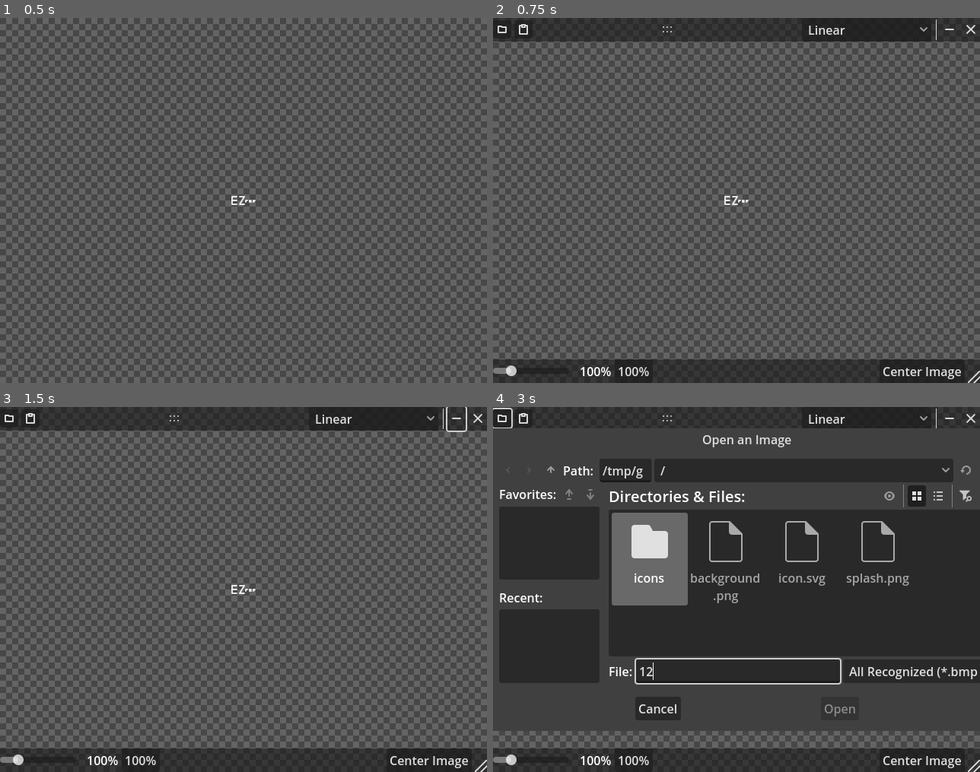
Above: before the commit, frames 1-4 (two rows, left to right).
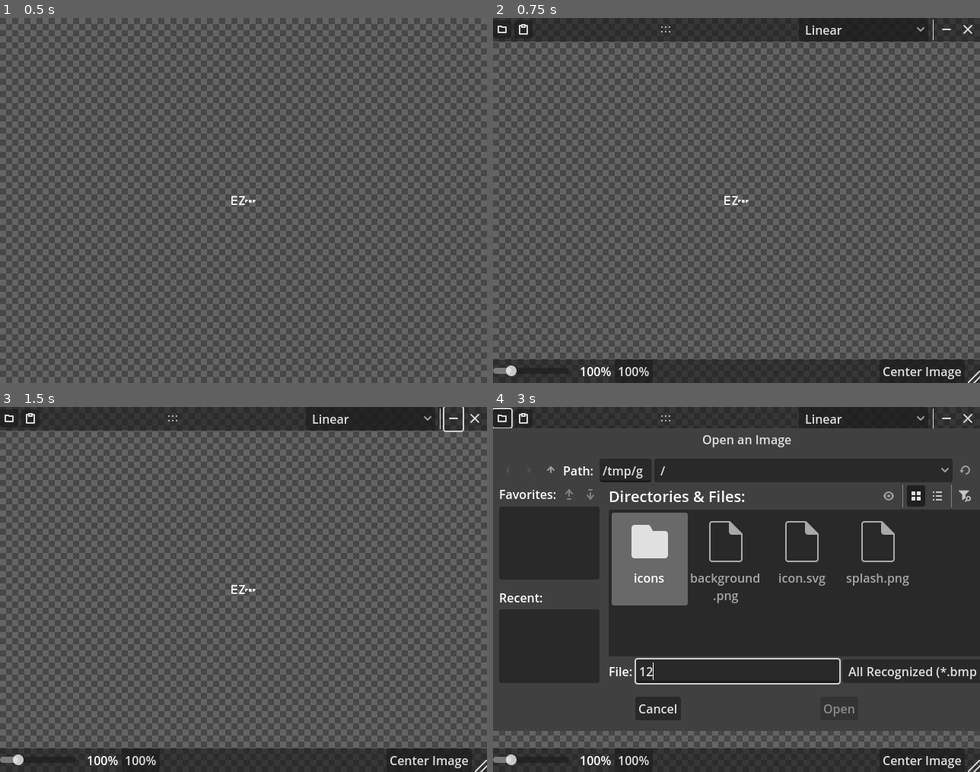
Above: after the commit, the same moments.

Repository: ThEnderYoshi/ezref
Game: Godot game, scene res://main.tscn
The game is run twice, just before and just after one commit, with the same random seed, the same clock (stepped at 60 frames per second) and the same inputs.
Inputs (mouse positions are in pixels of both pictures, inside the frame that each line leads up to; where the layout moved, square brackets give the same spot in the first picture):
- Up to frame 1 (0.5 s): no input
- Up to frame 2 (0.75 s): tap Enter at 0.5 s; move the mouse to (843, 182) at 0.52 s; press the mouse at (843, 182) at 0.53 s
- Up to frame 3 (1.5 s): release the mouse at (350, 571) at 1.25 s; click (452, 417) [457, 417] at 1.25 s
- Up to frame 4 (3 s): click (502, 417) at 2 s; click (736, 669) at 2.77 s; type "12" at 2.85 s

Frame 1 is identical in both runs. In frame 2, 0.2% of the frame differs, in the area x 34-100%, y 0-7%; in frame 3, 0.3%; in frame 4, 0.8%, in the area x 34-100%, y 0-85%.

Commit message:
Crop splash screen image
Also: Made dark version for the README.md file and updated the export preset.

Diff:
--- a/main.tscn
+++ b/main.tscn
@@ -152,17 +152,23 @@
 layout_mode = 2
 theme_override_styles/separator = SubResource("StyleBoxLine_5vw27")
 
-[node name="Minimize" type="Button" parent="Ui/VBoxContainer/TopPanel/HFlowContainer"]
+[node name="HBoxContainer" type="HBoxContainer" parent="Ui/VBoxContainer/TopPanel/HFlowContainer"]
+layout_mode = 2
+
+[node name="Minimize" type="Button" parent="Ui/VBoxContainer/TopPanel/HFlowContainer/HBoxContainer"]
 layout_mode = 2
 tooltip_text = "Minimize."
 icon = ExtResource("4_7mycd")
 flat = true
 
-[node name="Close" type="Button" parent="Ui/VBoxContainer/TopPanel/HFlowContainer"]
+[node name="Close" type="Button" parent="Ui/VBoxContainer/TopPanel/HFlowContainer/HBoxContainer"]
 layout_mode = 2
 tooltip_text = "Close."
 icon = ExtResource("5_272bh")
 flat = true
+
+[node name="Spacing" type="Control" parent="Ui/VBoxContainer/TopPanel/HFlowContainer/HBoxContainer"]
+layout_mode = 2
 
 [node name="BottomPanel" type="PanelContainer" parent="Ui/VBoxContainer"]
 layout_mode = 2
@@ -228,8 +234,8 @@
 [connection signal="pressed" from="Ui/VBoxContainer/TopPanel/HFlowContainer/Open" to="." method="_on_open_pressed"]
 [connection signal="pressed" from="Ui/VBoxContainer/TopPanel/HFlowContainer/Paste" to="." method="_on_paste_pressed"]
 [connection signal="item_selected" from="Ui/VBoxContainer/TopPanel/HFlowContainer/Filter" to="." method="_on_filter_item_selected"]
-[connection signal="pressed" from="Ui/VBoxContainer/TopPanel/HFlowContainer/Minimize" to="." method="_on_minimize_pressed"]
-[connection signal="pressed" from="Ui/VBoxContainer/TopPanel/HFlowContainer/Close" to="." method="_on_close_pressed"]
+[connection signal="pressed" from="Ui/VBoxContainer/TopPanel/HFlowContainer/HBoxContainer/Minimize" to="." method="_on_minimize_pressed"]
+[connection signal="pressed" from="Ui/VBoxContainer/TopPanel/HFlowContainer/HBoxContainer/Close" to="." method="_on_close_pressed"]
 [connection signal="value_changed" from="Ui/VBoxContainer/BottomPanel/HFlowContainer/ZoomBar" to="Ui/VBoxContainer/BottomPanel/HFlowContainer/ZoomBar" method="_on_value_changed"]
 [connection signal="pressed" from="Ui/VBoxContainer/BottomPanel/HFlowContainer/ResetZoom" to="Ui/VBoxContainer/BottomPanel/HFlowContainer/ZoomBar" method="_on_reset_zoom_pressed"]
 [connection signal="pressed" from="Ui/VBoxContainer/BottomPanel/HFlowContainer/CenterImage" to="Camera2D" method="_on_center_image_pressed"]
Not shown, changed: .markdownlint.yaml
Binary file added: .repo/logo_dark.png
Not shown, changed: export_presets.cfg
Binary file changed: splash.png
Not shown, changed: README.md
